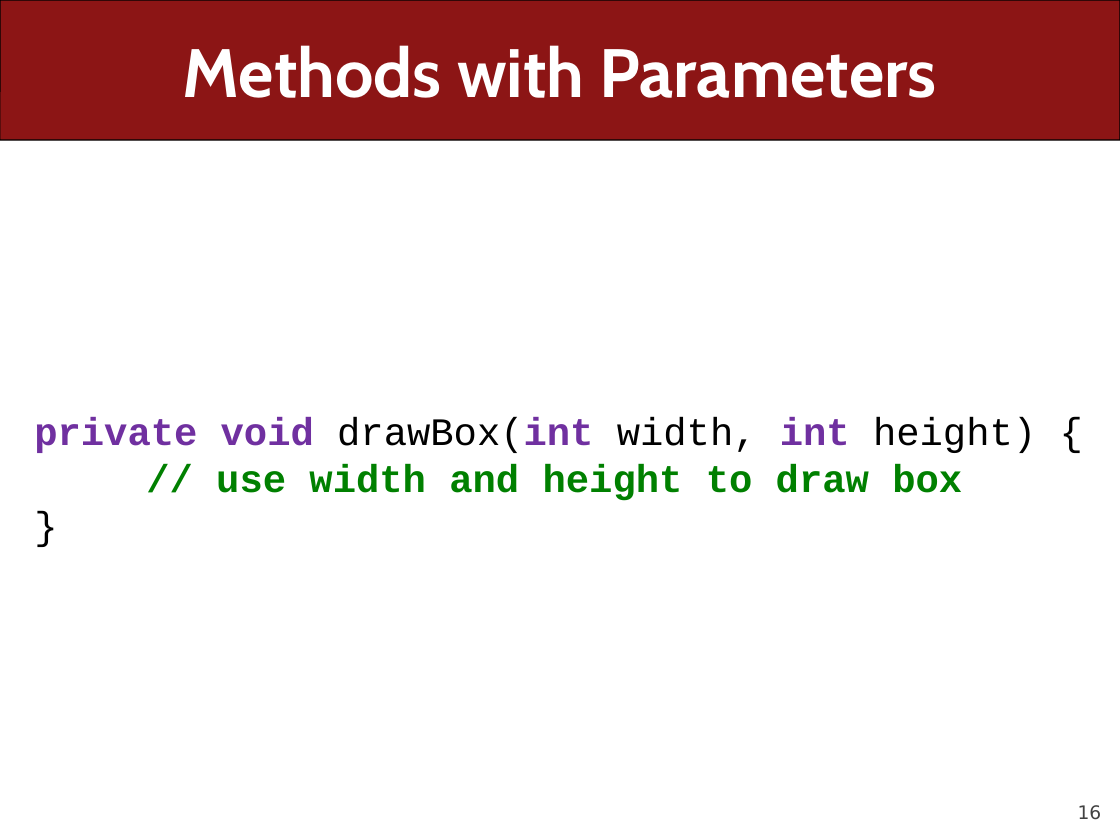
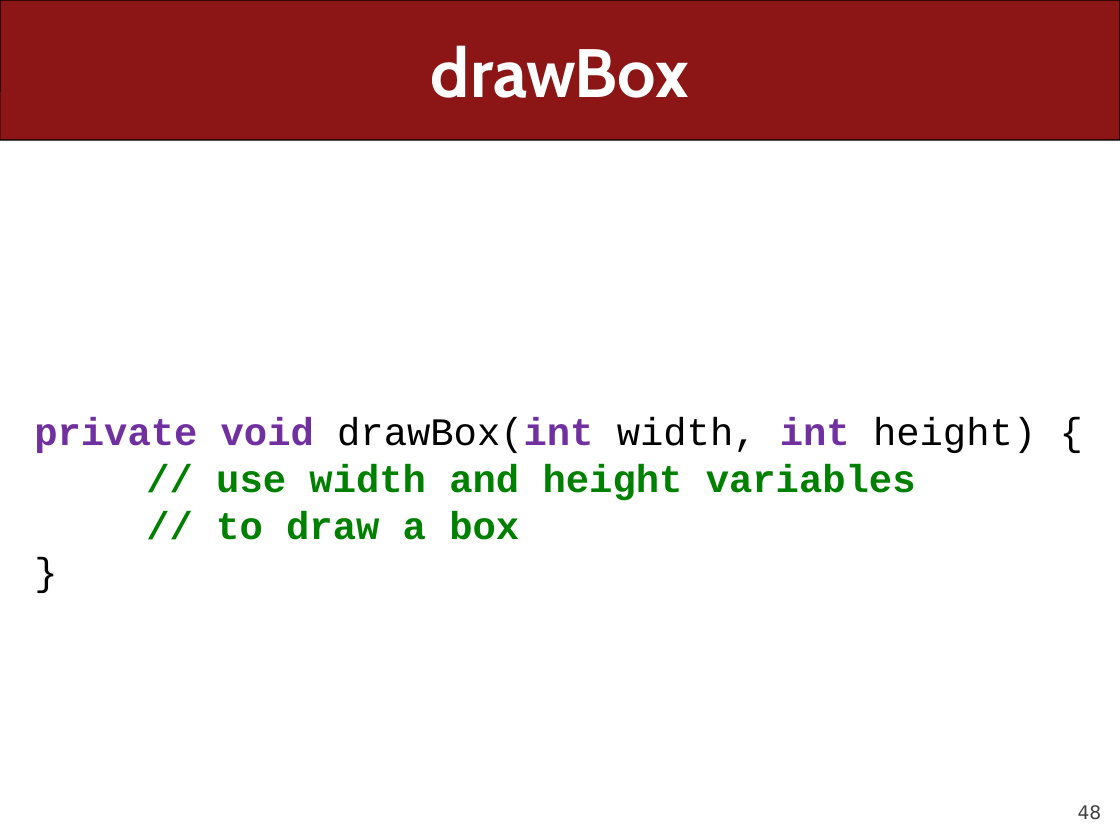
Before and after one commit to ckincaid17/cs106a-summer-2018, a slide deck: slide 48 of WWW/lectures/Lecture7/Lecture7.pptx (slide 16 before the commit). Drawn at 1120x840 pixels with LibreOffice and Linux fonts; fonts in the diff are those of the drawing. Boxes give left, top, right and bottom in pixels: in the first picture for what was removed or moved away, otherwise in the second. Text is boxed around its words. In the diff, an @@ line names an element or a change of style, - is before the commit and + after.

```diff
--- a/WWW/lectures/Lecture7/Lecture7.pptx
+++ b/WWW/lectures/Lecture7/Lecture7.pptx
@@ title at [431,45,689,98]: text changed @@
-Methods with Parameters
+drawBox
@@ text at [216,464,916,540]: text changed @@
-// use width and height to draw box
+// use width and height variables
+// to draw a box
@@ page number at [1078,805,1102,820]: text changed @@
-16
+48
```
Also in this commit, not shown: 10 other slides changed, 108 slides added, 1 slide removed, 1 other file.
